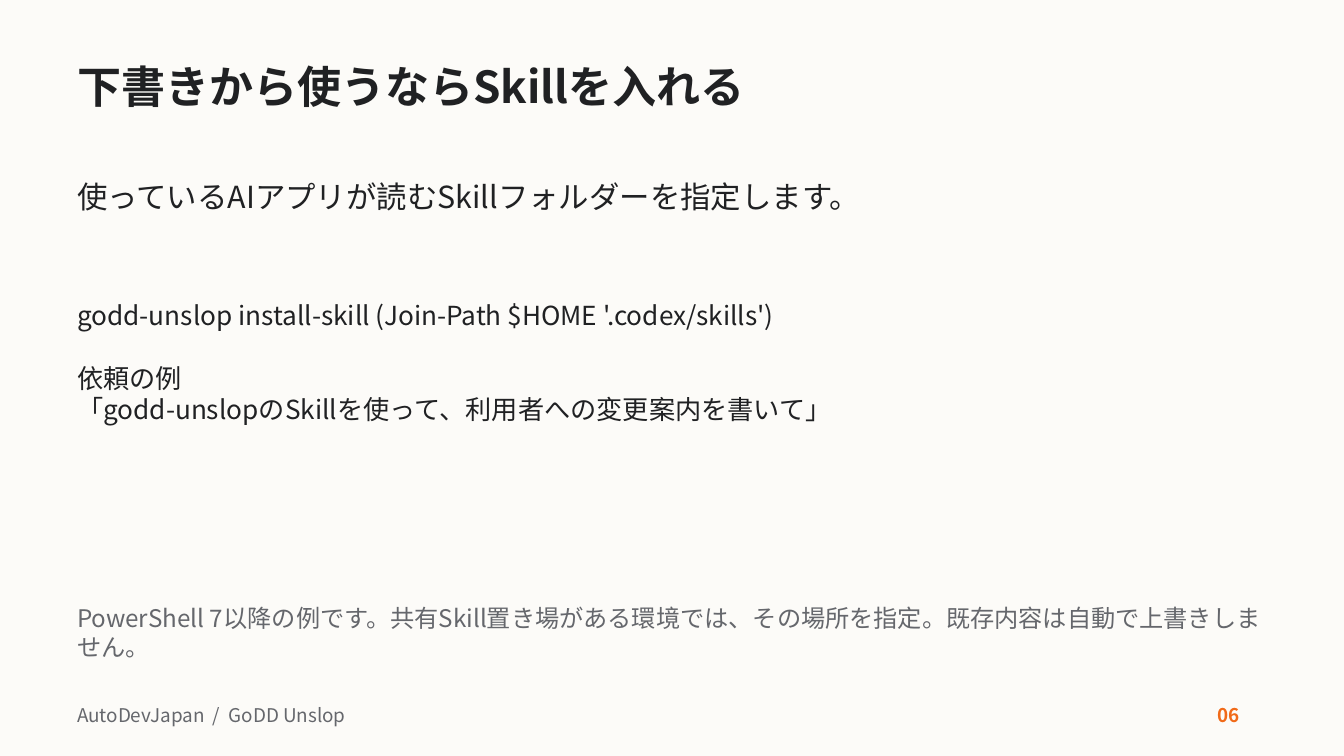
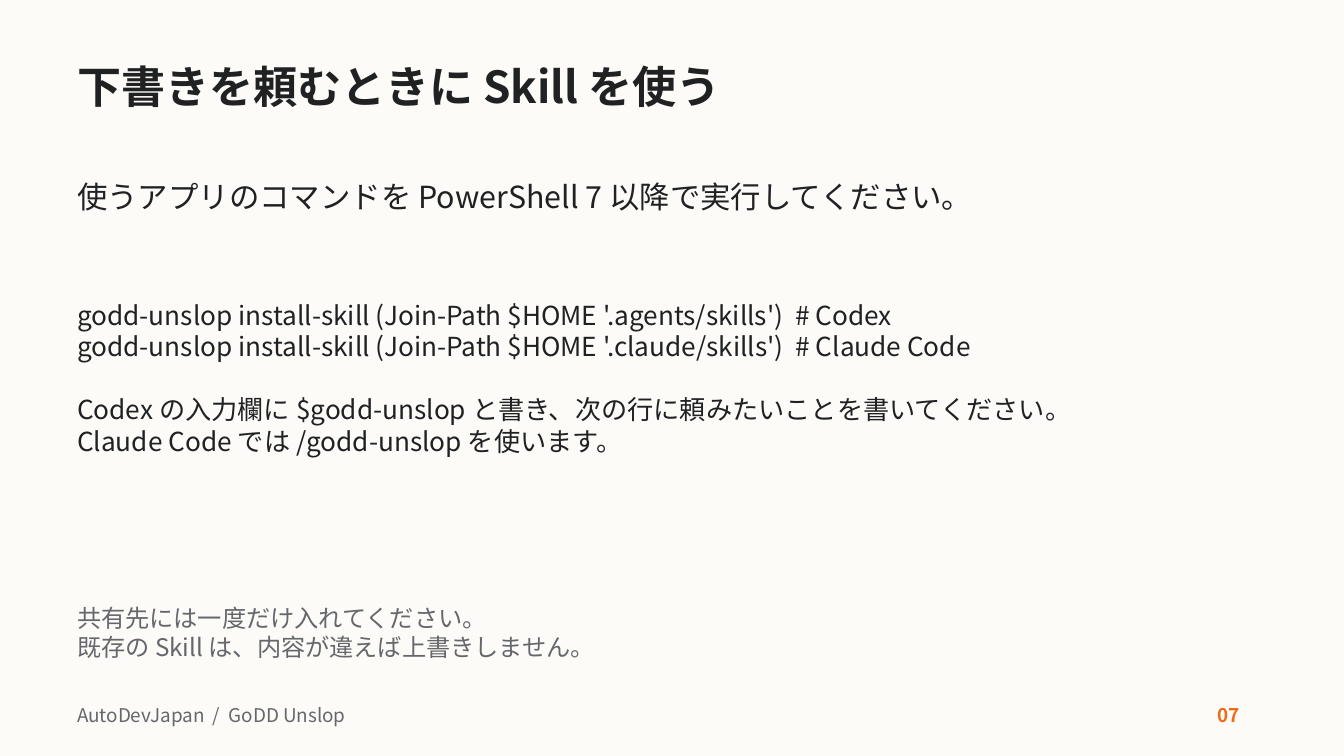
Before and after one commit to AutoDevJapan/GoDD-Unslop, a slide deck: slide 7 of docs/user-guide.pptx (slide 6 before the commit). Drawn at 1344x756 pixels with LibreOffice and Linux fonts; fonts in the diff are those of the drawing. Boxes give left, top, right and bottom in pixels: in the first picture for what was removed or moved away, otherwise in the second. Text is boxed around its words. In the diff, an @@ line names an element or a change of style, - is before the commit and + after.

Commit message:
操作を頼む文と動作を説明する文を書き分け、教材と例文をそろえる

```diff
--- a/docs/user-guide.pptx
+++ b/docs/user-guide.pptx
@@ title at box(77, 65, 720, 107): text changed @@
-下書きから使うならSkillを入れる
+下書きを頼むときに Skill を使う
@@ text at box(77, 182, 972, 211): text changed @@
-使っているAIアプリが読むSkillフォルダーを指定します。
+使うアプリのコマンドを PowerShell 7 以降で実行してください。
@@ text at box(77, 303, 1071, 458): text changed @@
-godd-unslop install-skill (Join-Path $HOME '.codex/skills')
-依頼の例
-「godd-unslopのSkillを使って、利用者への変更案内を書いて」
+godd-unslop install-skill (Join-Path $HOME '.agents/skills') # Codex
+godd-unslop install-skill (Join-Path $HOME '.claude/skills') # Claude Code
+Codex の入力欄に $godd-unslop と書き、次の行に頼みたいことを書いてください。
+Claude Code では /godd-unslop を使います。
@@ text at box(77, 606, 595, 658): text changed @@
-PowerShell 7以降の例です。共有Skill置き場がある環境では、その場所を指定。既存内容は自動で上書きしません。
+共有先には一度だけ入れてください。
+既存の Skill は、内容が違えば上書きしません。
@@ text at box(1217, 707, 1239, 723): text changed @@
-06
+07
```
Also in this commit, not shown: 25 other slides changed, 16 other files.
